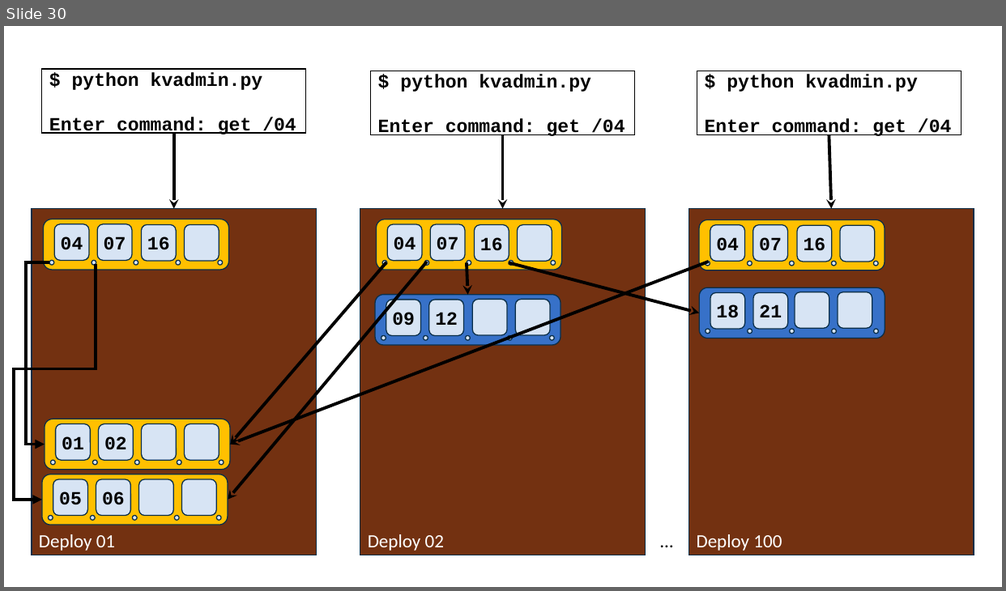
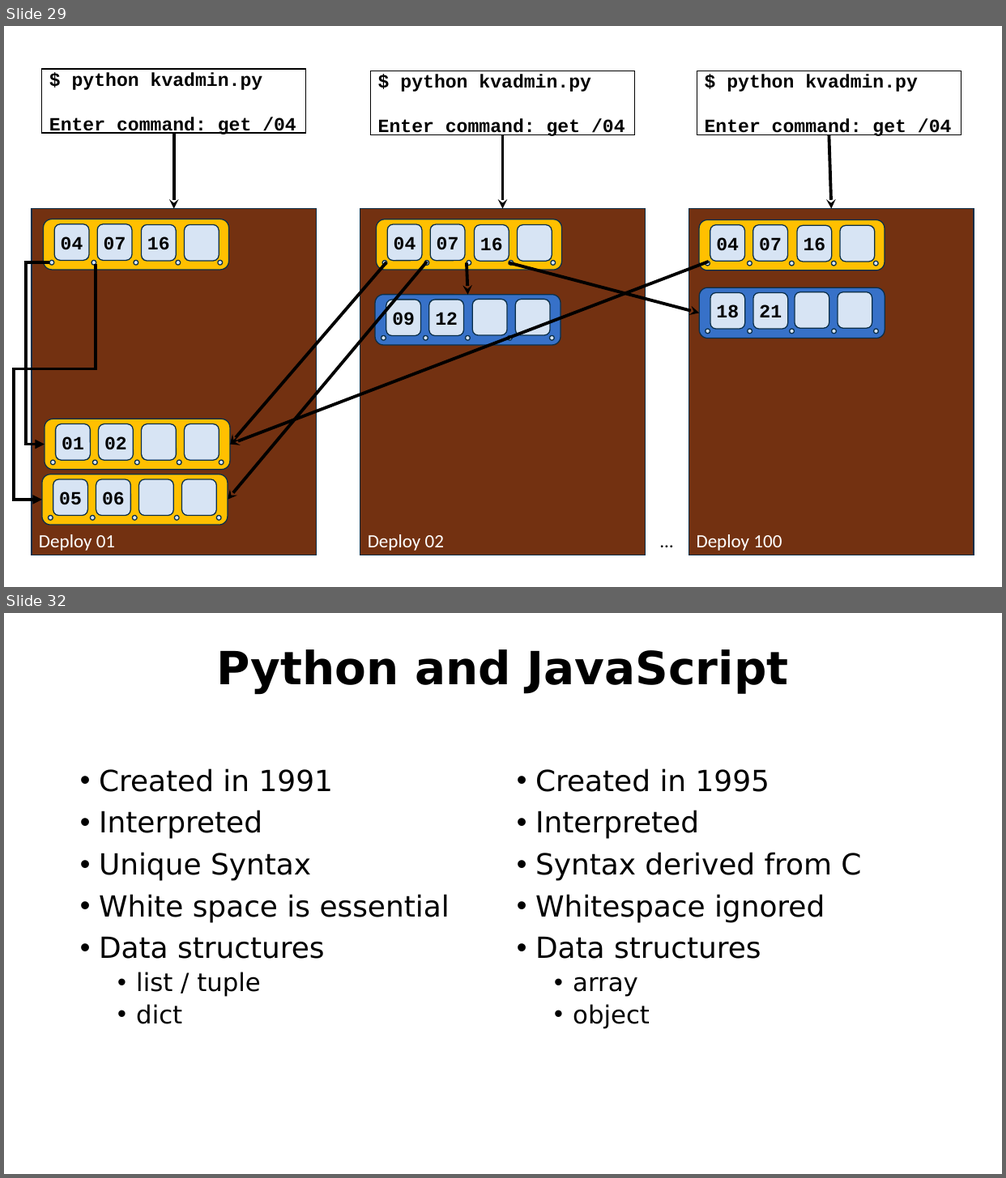
Before and after one commit to csev/pg4e, a slide deck: lectures/07-DenoKV.pptx. Shown one above the other, each under a label of ours: slide 30 before the commit, slides 29 and 32 after it; the slides between them are not shown. The pictures are 1006x591 and 1006x1178 pixels, drawn with LibreOffice and Linux fonts; fonts in the diff are those of the drawing. Boxes give left, top, right and bottom in pixels: in the first picture for what was removed or moved away, otherwise in the second. Text is boxed around its words. In the diff, an @@ line names an element or a change of style, - is before the commit and + after.

```diff
--- a/lectures/07-DenoKV.pptx
+++ b/lectures/07-DenoKV.pptx
@@ slide 32 added at bbox=[4, 613, 1002, 1174], background #FFFFFF @@
@@ title added at bbox=[217, 649, 789, 694], 44 pt, text #000000, bold @@
+Python and JavaScript
@@ text added at bbox=[99, 769, 450, 1024], 28 pt, text #000000 @@
+• Created in 1991
+• Interpreted
+• Unique Syntax
+• White space is essential
+• Data structures
+  • list / tuple
+  • dict
@@ text added at bbox=[535, 769, 861, 1029], 28 pt, text #000000 @@
+• Created in 1995
+• Interpreted
+• Syntax derived from C
+• Whitespace ignored
+• Data structures
+  • array
+  • object
@@ what was slide 30 is now slide 29 @@
```
Also in this commit, not shown: 3 slides changed, 8 other slides added, 1 slide removed, 3 other files.
